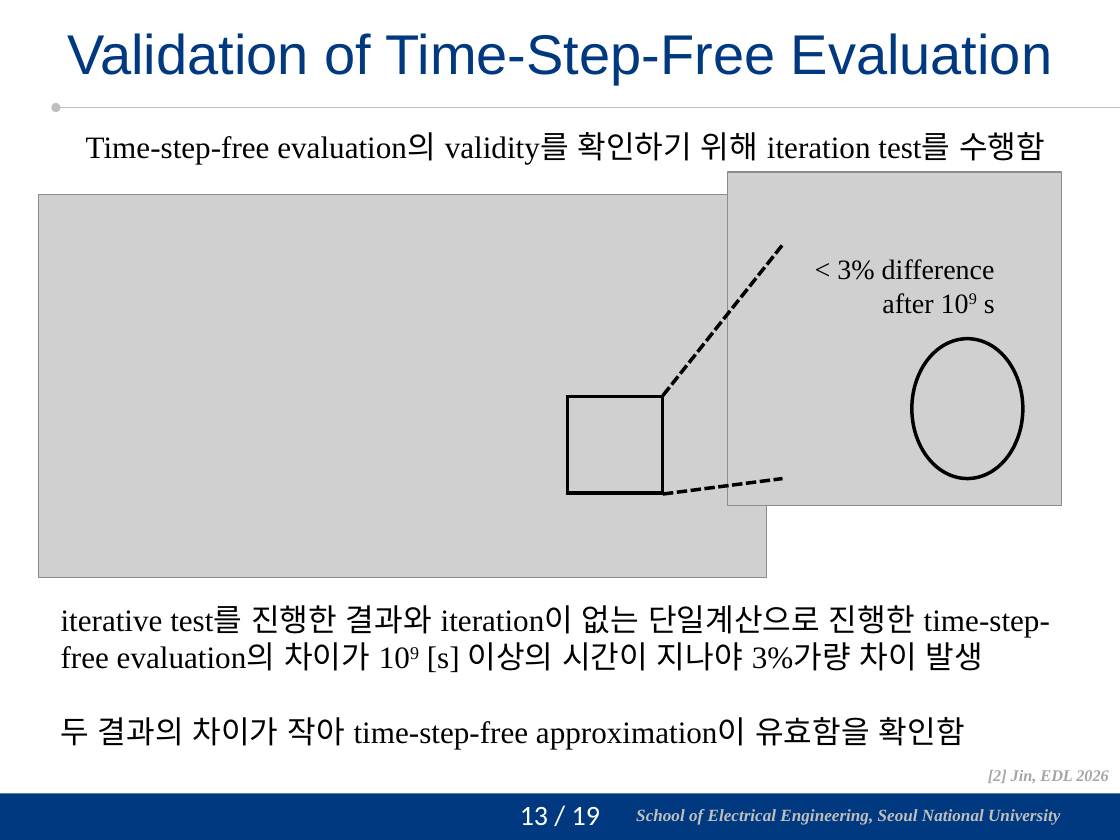
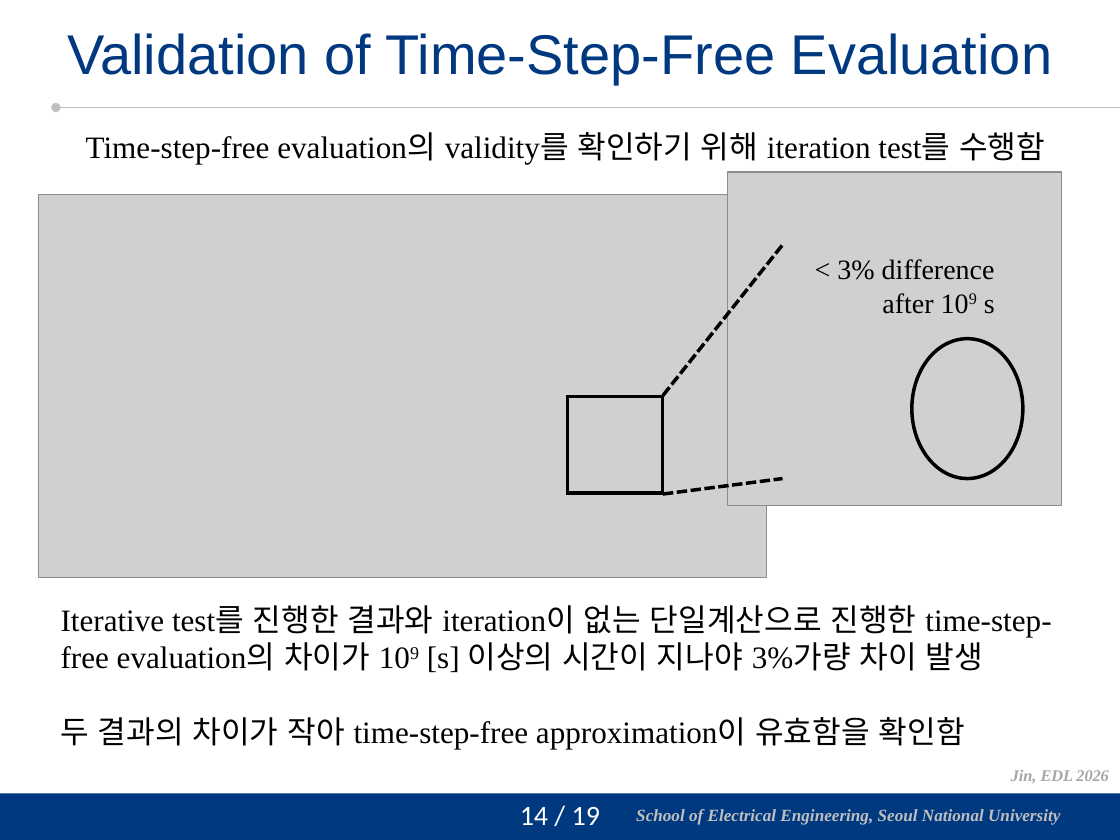
Before and after one commit to vectorcont62-dev/Graduation-SNU-MS, a slide deck: slide 15 of 진명 석사졸업 연구 정리 초안.pptx (slide 14 before the commit). Drawn at 1120x840 pixels with LibreOffice and Linux fonts; fonts in the diff are those of the drawing; grey boxes stand for pictures; background and template pictures are left out. Boxes give left, top, right and bottom in pixels: in the first picture for what was removed or moved away, otherwise in the second. Text is boxed around its words. In the diff, an @@ line names an element or a change of style, - is before the commit and + after.

```diff
--- a/진명 석사졸업 연구 정리 초안.pptx
+++ b/진명 석사졸업 연구 정리 초안.pptx
@@ text at (x1=61, y1=605, x2=1051, y2=672): text changed @@
-iterative test를 진행한 결과와 iteration이 없는 단일계산으로 진행한 time-step-free evaluation의 차이가 109 [s] 이상의 시간이 지나야 3%가량 차이 발생
+Iterative test를 진행한 결과와 iteration이 없는 단일계산으로 진행한 time-step-free evaluation의 차이가 109 [s] 이상의 시간이 지나야 3%가량 차이 발생
@@ text at (x1=1011, y1=770, x2=1108, y2=783): text changed @@
-[2] Jin, EDL 2026
+Jin, EDL 2026
@@ page number at (x1=520, y1=807, x2=600, y2=825): text changed @@
-13 / 19
+14 / 19
```
Also in this commit, not shown: 17 other slides changed, 31 other files.
